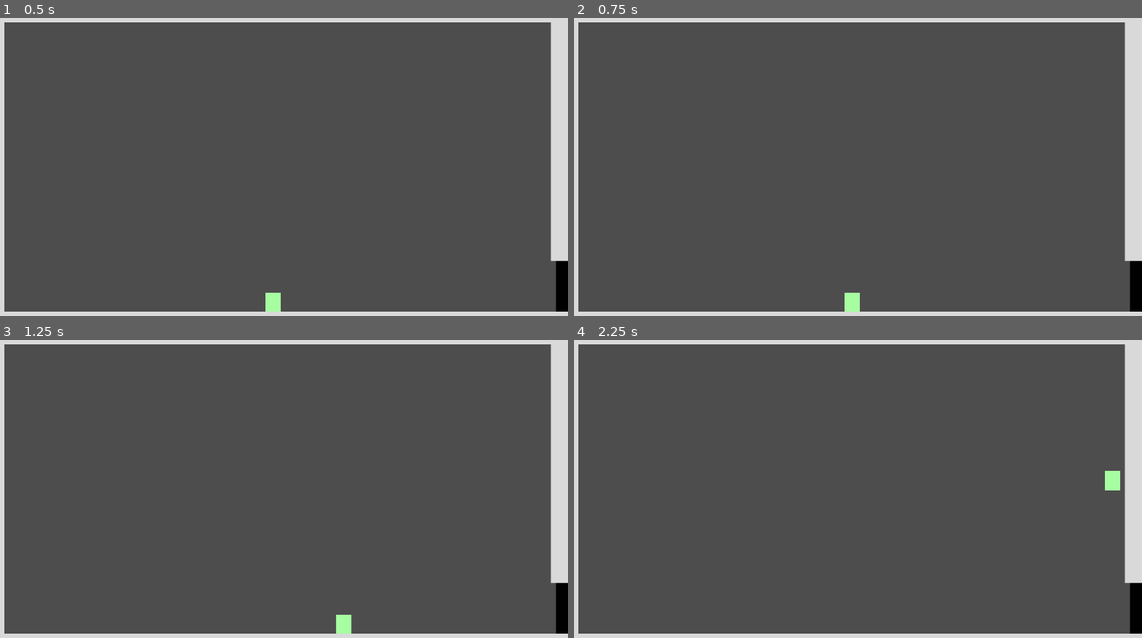
Above: before the commit, frames 1-4 (two rows, left to right).
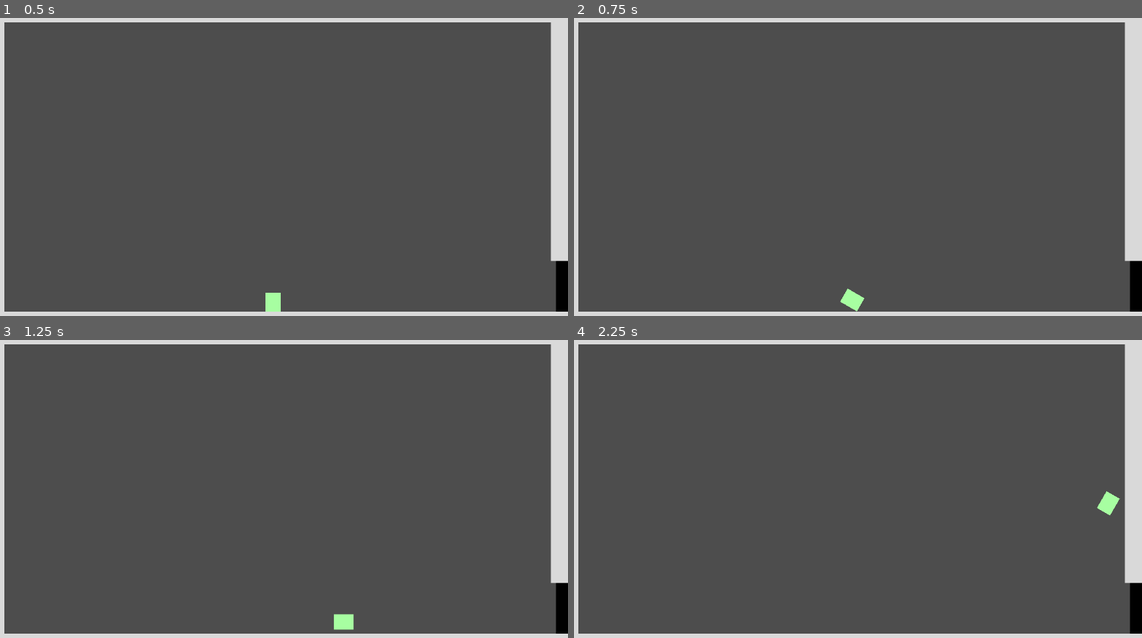
Above: after the commit, the same moments.

Repository: Harry32/ThinkyGameJam
Game: Godot game, scene res://scenes/levels/level.tscn
Two runs of this game, one before a commit and one after it. Both use one fixed random seed, a clock stepped at 60 frames per second and the inputs below.
Inputs:
- Up to frame 1 (0.5 s): no input
- Up to frame 2 (0.75 s): hold D (Right) from 0.53 s (still down); hold Shift (Gravity) from 0.53 s (still down)
- Up to frame 3 (1.25 s): keep holding D (Right); keep holding Shift (Gravity); tap Space (Jump) at 0.77 s
- Up to frame 4 (2.25 s): release Shift (Gravity) at 1.28 s; tap Shift (Gravity) at 1.35 s; tap Space (Jump) at 1.52 s; release D (Right) at 2.03 s; hold A (Left) from 2.03 s (still down); hold Shift (Gravity) from 2.03 s (still down)

Frame 1 is identical in both runs. In frame 2, less than 0.1% of the frame differs, in the area x 46-52%, y 90-99%; in frame 3, less than 0.1%; in frame 4, 0.4%, in the area x 92-97%, y 43-59%.

Commit message:
Adjusting player rotation based on gravity

Diff:
--- a/scenes/player/player.tscn
+++ b/scenes/player/player.tscn
@@ -13,8 +13,24 @@
 shape = SubResource("RectangleShape2D_6hvyj")
 
 [node name="ColorRect" type="ColorRect" parent="."]
+anchors_preset = 8
+anchor_left = 0.5
+anchor_top = 0.5
+anchor_right = 0.5
+anchor_bottom = 0.5
 offset_left = -25.0
 offset_top = -32.0
 offset_right = 25.0
 offset_bottom = 32.0
+grow_horizontal = 2
+grow_vertical = 2
 color = Color(0.654902, 0.996078, 0.631373, 1)
+
+[node name="FrontMarker" type="Marker2D" parent="."]
+position = Vector2(1, 0)
+
+[node name="FrontRayCast" type="RayCast2D" parent="."]
+target_position = Vector2(50, 0)
+
+[node name="TopRayCast" type="RayCast2D" parent="."]
+target_position = Vector2(0, -50)
--- a/scripts/black_hole.gd
+++ b/scripts/black_hole.gd
@@ -4,6 +4,7 @@
 @export_range(0, 500) var gravityForce : float = 40
 
 var affectedBodies = []
+
 
 ## Apply impulses to every object in the field
 func _physics_process(_delta):
--- a/scripts/door.gd
+++ b/scripts/door.gd
@@ -3,8 +3,10 @@
 var closedPosition : Vector2
 var state : String = "Closed"
 
+
 func _ready():
 	closedPosition = position
+
 
 func _process(_delta):
 	if state == "Closed" and position.y != closedPosition.y:
@@ -15,8 +17,10 @@
 		var tween = get_tree().create_tween()
 		tween.tween_property(self, "position", Vector2(position.x, closedPosition.y - 200), 1)
 
+
 func open():
 	state = "Opened"
 
+
 func close():
 	state = "Closed"
--- a/scripts/globals/gravity_information.gd
+++ b/scripts/globals/gravity_information.gd
@@ -4,6 +4,7 @@
 
 var upDirection : Vector2 = Vector2.UP
 
+
 func update_up_direction(newUpDirection: Vector2):
 	upDirection = newUpDirection
 	up_direction_change.emit(upDirection)
--- a/scripts/object.gd
+++ b/scripts/object.gd
@@ -2,6 +2,7 @@
 
 var gravity = ProjectSettings.get_setting("physics/2d/default_gravity") * -1
 var gravity_vector: Vector2 = Vector2(0, 0)
+
 
 func _ready():
 	GravityInformation.connect("up_direction_change", change_up_direction)
@@ -9,8 +10,10 @@
 	gravity_vector.y = -gravity * mass
 	gravity_scale = 0
 
+
 func _physics_process(_delta):
 	apply_central_force(gravity_vector)
+
 
 ## Change gravity direction upon signal
 func change_up_direction(upDirection: Vector2):
--- a/scripts/player.gd
+++ b/scripts/player.gd
@@ -6,6 +6,7 @@
 
 var gravity = ProjectSettings.get_setting("physics/2d/default_gravity") * -1
 var external_gravity : bool = false
+var currentAngle : float = 0
 
 
 func _physics_process(delta):
@@ -23,15 +24,18 @@
 	move_and_slide()
 	calculate_push()
 
+
 ## Add the gravity based on up_direction vector.
 func calculate_gravity(delta):
 	velocity.y += gravity * (up_direction.y) * delta
 	velocity.x += gravity * (up_direction.x) * delta
 
+
 ## Handle jump based on up_direction vector.
 func jump():
 		velocity.y = JUMP_VELOCITY * (up_direction.y)
 		velocity.x = JUMP_VELOCITY * (up_direction.x)
+
 
 ## Change direction based on input.
 func change_up_direction():
@@ -39,7 +43,9 @@
 	var newUpDirection = Input.get_vector("Right", "Left", "Down", "Up")
 	if newUpDirection != Vector2.ZERO and newUpDirection != GravityInformation.upDirection:
 		set_up_direction(newUpDirection)
+		rotate_player(newUpDirection)
 		GravityInformation.update_up_direction(newUpDirection)
+
 
 ## Handle character movement.
 func movement():
@@ -65,6 +71,7 @@
 			if not external_gravity:
 				velocity.y = move_toward(velocity.y, 0, SPEED)
 
+
 ## Calculate push force on RigidBody2d objects that the player collide with
 func calculate_push():
 	for i in get_slide_collision_count():
@@ -72,10 +79,19 @@
 		if collision.get_collider() is RigidBody2D:
 			collision.get_collider().apply_central_impulse(-collision.get_normal() * PUSH_FORCE)
 
+
 ## Toggle external gravity flag
 func toggle_external_gravity():
 	external_gravity = not external_gravity
 
+
 ## Simulate RigidBody2d apply_central_impulse function
 func apply_central_impulse(impulse: Vector2):
 	velocity += impulse
+
+
+## Rotate the player to keep the head up
+func rotate_player(newUpDirection: Vector2):
+	var angle = $TopRayCast.target_position.angle_to(newUpDirection)
+	var tween = create_tween()
+	tween.tween_property(self, "rotation", angle, 0.3)
--- a/scripts/simple_button.gd
+++ b/scripts/simple_button.gd
@@ -4,6 +4,7 @@
 @export var door : StaticBody2D
 var pressedColor : Color = Color("#88ba55")
 var notPressedColor : Color = Color("#fa7e71")
+
 
 ## Opens the door when a box hit the button
 func _on_area_2d_body_entered(body):
